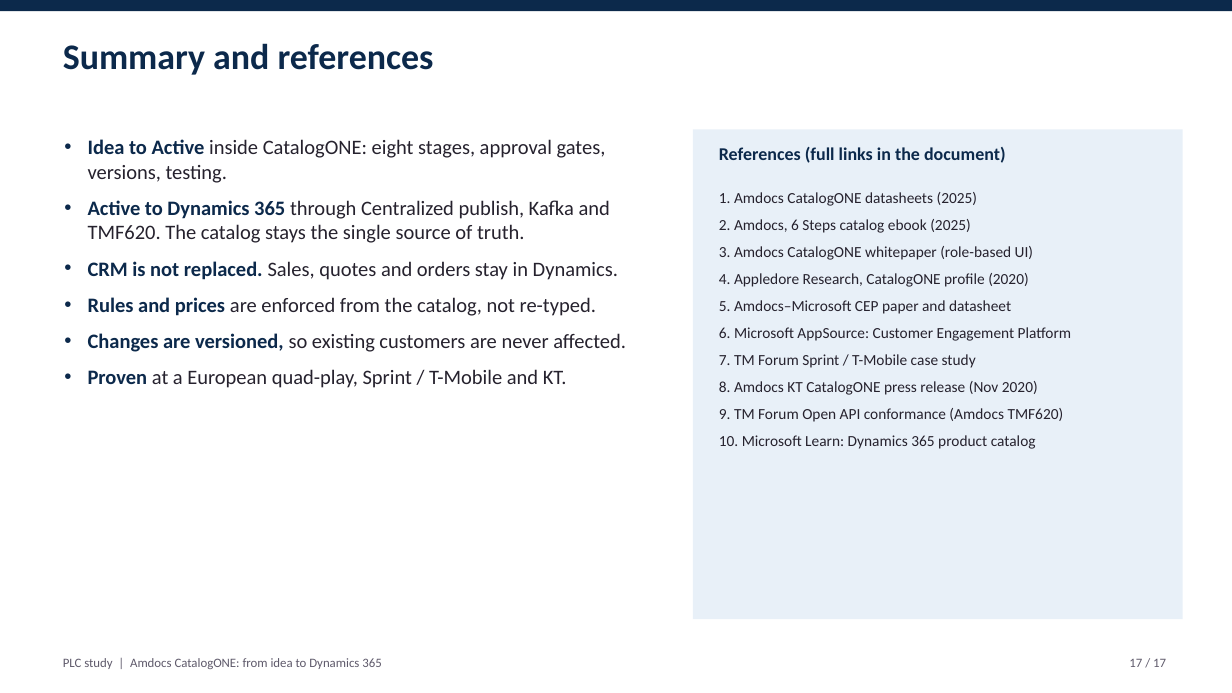
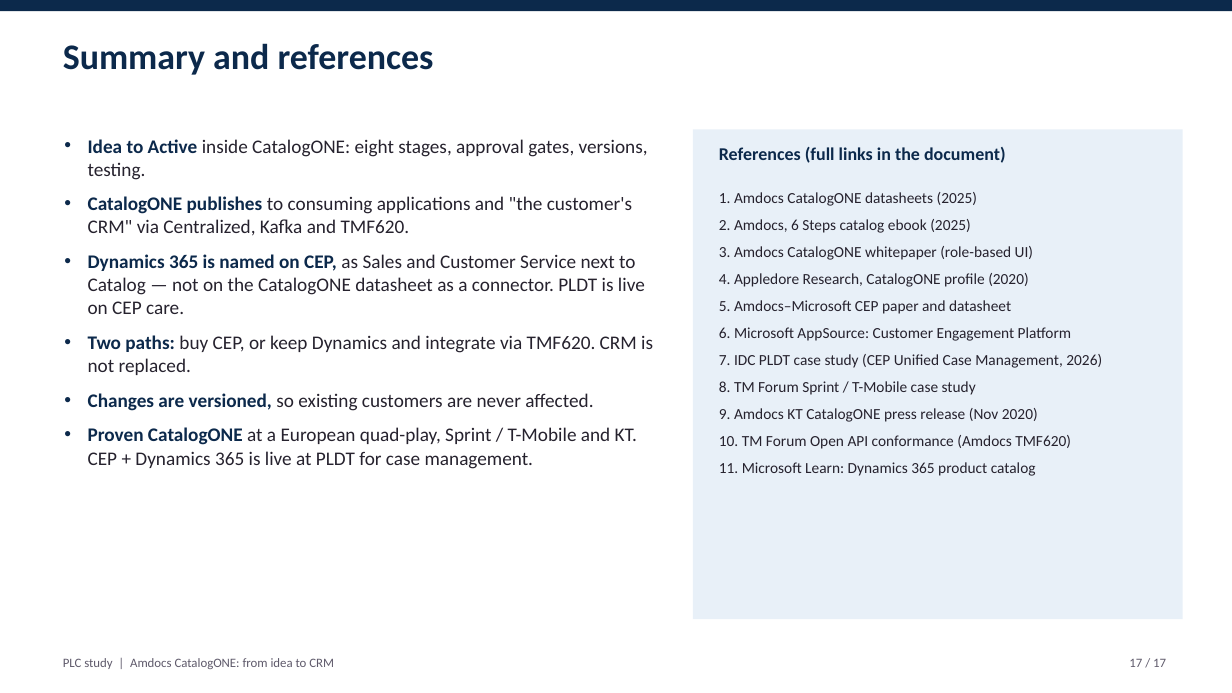
Before and after one commit to abdoe31/learnksa, a slide deck: slide 17 of plc_study/PLC_CatalogONE_Presentation.pptx. Drawn at 1232x693 pixels with LibreOffice and Linux fonts; fonts in the diff are those of the drawing. Boxes give left, top, right and bottom in pixels: in the first picture for what was removed or moved away, otherwise in the second. Text is boxed around its words. In the diff, an @@ line names an element or a change of style, - is before the commit and + after.

```diff
--- a/plc_study/PLC_CatalogONE_Presentation.pptx
+++ b/plc_study/PLC_CatalogONE_Presentation.pptx
@@ text at [88, 139, 648, 411]: size 16 to 15 pt in "Idea to Active inside CatalogONE: eight stages, ...", "Changes are versioned, so existing customers are ..." @@
@@ text at [88, 196, 653, 375]: text changed; size 16 to 15 pt @@
-• Active to Dynamics 365 through Centralized publish, Kafka and TMF620. The catalog stays the single source of truth.
-• CRM is not replaced. Sales, quotes and orders stay in Dynamics.
-• Rules and prices are enforced from the catalog, not re-typed.
+• CatalogONE publishes to consuming applications and "the customer's CRM" via Centralized, Kafka and TMF620.
+• Dynamics 365 is named on CEP, as Sales and Customer Service next to Catalog — not on the CatalogONE datasheet as a connector. PLDT is live on CEP care.
+• Two paths: buy CEP, or keep Dynamics and integrate via TMF620. CRM is not replaced.
@@ text at [719, 354, 1102, 476]: text changed @@
-7. TM Forum Sprint / T-Mobile case study
-8. Amdocs KT CatalogONE press release (Nov 2020)
-9. TM Forum Open API conformance (Amdocs TMF620)
-10. Microsoft Learn: Dynamics 365 product catalog
+7. IDC PLDT case study (CEP Unified Case Management, 2026)
+8. TM Forum Sprint / T-Mobile case study
+9. Amdocs KT CatalogONE press release (Nov 2020)
+10. TM Forum Open API conformance (Amdocs TMF620)
+11. Microsoft Learn: Dynamics 365 product catalog
@@ text at [88, 427, 637, 469]: text changed; size 16 to 15 pt @@
-• Proven at a European quad-play, Sprint / T-Mobile and KT.
+• Proven CatalogONE at a European quad-play, Sprint / T-Mobile and KT. CEP + Dynamics 365 is live at PLDT for case management.
@@ text at [63, 658, 334, 669]: text changed @@
-PLC study | Amdocs CatalogONE: from idea to Dynamics 365
+PLC study | Amdocs CatalogONE: from idea to CRM
```
Also in this commit, not shown: 16 other slides changed, 4 other files.
